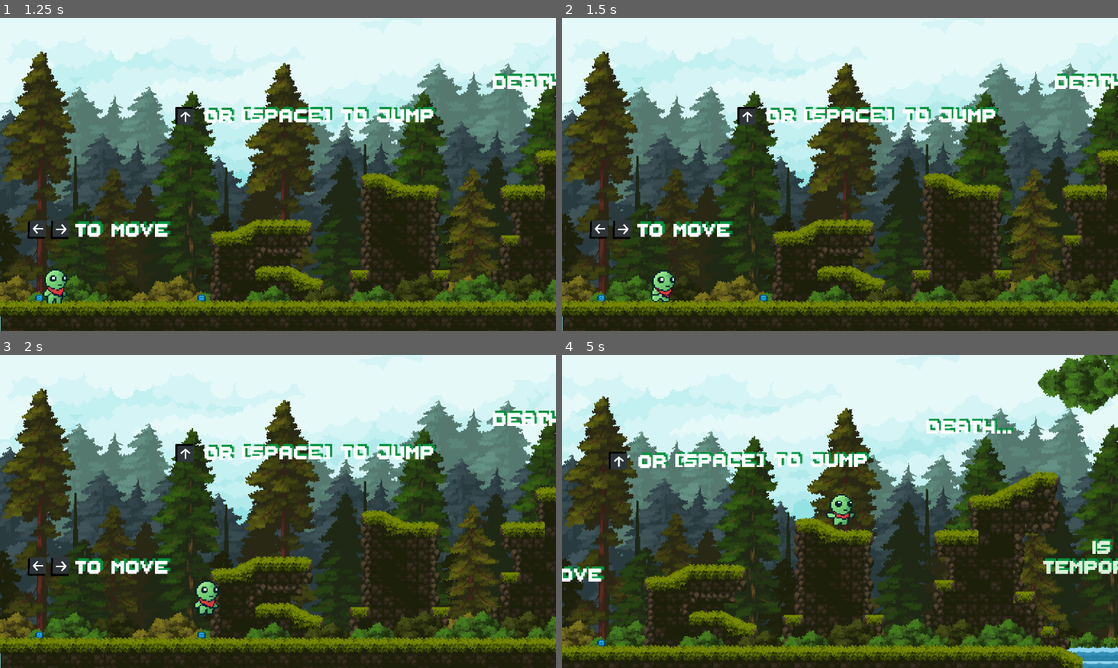
Above: before the commit, frames 1-4 (two rows, left to right).
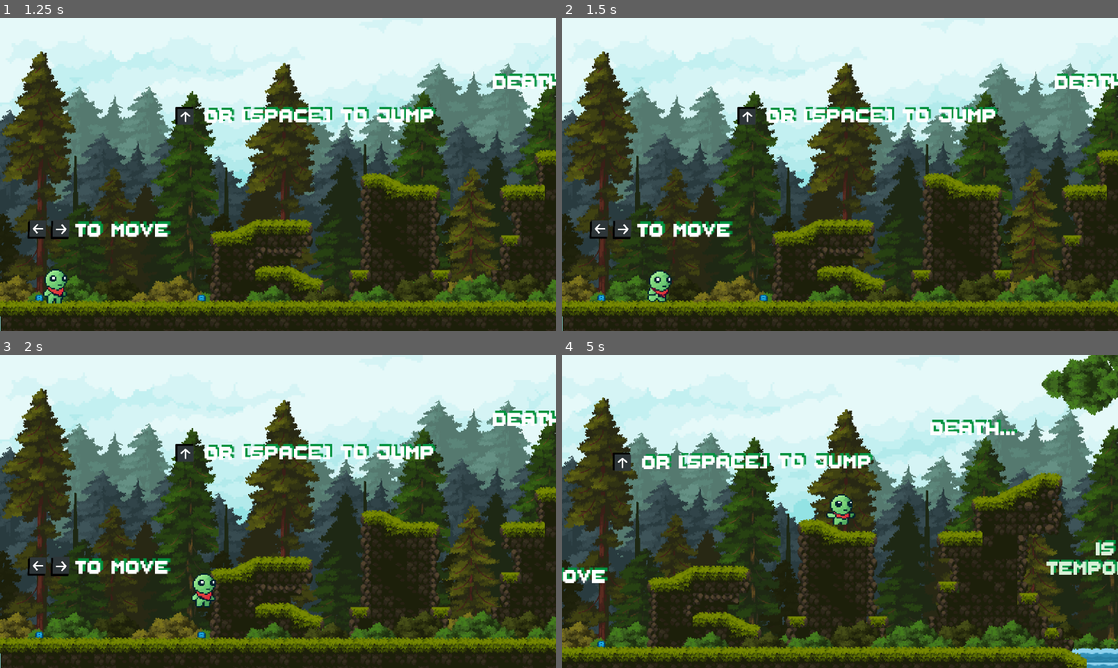
Above: after the commit, the same moments.

Repository: Jeric-Tan/Sliggy
Game: Godot game, scene res://levels/level_1.tscn
Two runs of this game, one before a commit and one after it. Both use one fixed random seed, a clock stepped at 60 frames per second and the inputs below.
Inputs (mouse positions are in pixels of both pictures, inside the frame that each line leads up to):
- Up to frame 1 (1.25 s): click "Play" at 0.5 s
- Up to frame 2 (1.5 s): tap Enter at 1.25 s; move the mouse to (962, 158) at 1.27 s; hold Right (right) from 1.28 s (still down); tap C (clear) at 1.35 s
- Up to frame 3 (2 s): keep holding Right (right); tap Up (jump) at 1.52 s
- Up to frame 4 (5 s): move the mouse to (728, 527) at 2.02 s; tap C (clear) every 0.75 s from 2.1 to 4.35 s; tap Up (jump) at 2.27, 3.77, 4.52 s; move the mouse to (895, 442) at 2.77 s; release Right (right) at 2.78 s; hold Left (left) 2.78-3.53 s; move the mouse to (812, 574) at 3.52 s; hold Right (right) from 3.53 s (still down); move the mouse to (1006, 558) at 4.27 s

Frame 1 is identical in both runs. In frame 2, 0.3% of the frame differs, in the area x 15-21%, y 80-91%; in frame 3, 0.4%; in frame 4, 16%, in the area x 0-100%, y 0-100%.

Commit message:
added death and landing sounds

Diff:
--- a/default_bus_layout.tres
+++ b/default_bus_layout.tres
@@ -1,3 +1,28 @@
-[gd_resource type="AudioBusLayout" format=3 uid="uid://cebi2lst383p5"]
+[gd_resource type="AudioBusLayout" load_steps=4 format=3 uid="uid://cebi2lst383p5"]
+
+[sub_resource type="AudioEffectLowPassFilter" id="AudioEffectLowPassFilter_jpn7k"]
+resource_name = "LowPassFilter"
+cutoff_hz = 6000.0
+
+[sub_resource type="AudioEffectLowShelfFilter" id="AudioEffectLowShelfFilter_krde6"]
+resource_name = "LowShelfFilter"
+cutoff_hz = 50.0
+gain = 0.3
+
+[sub_resource type="AudioEffectHighPassFilter" id="AudioEffectHighPassFilter_vdqlo"]
+resource_name = "HighPassFilter"
+cutoff_hz = 100.0
 
 [resource]
+bus/1/name = &"bass_cut"
+bus/1/solo = false
+bus/1/mute = false
+bus/1/bypass_fx = false
+bus/1/volume_db = 0.0
+bus/1/send = &"Master"
+bus/1/effect/0/effect = SubResource("AudioEffectLowPassFilter_jpn7k")
+bus/1/effect/0/enabled = false
+bus/1/effect/1/effect = SubResource("AudioEffectLowShelfFilter_krde6")
+bus/1/effect/1/enabled = true
+bus/1/effect/2/effect = SubResource("AudioEffectHighPassFilter_vdqlo")
+bus/1/effect/2/enabled = false
--- a/scenes/death_player.tscn
+++ b/scenes/death_player.tscn
@@ -1,8 +1,9 @@
-[gd_scene load_steps=12 format=3 uid="uid://be6nts5w4barw"]
+[gd_scene load_steps=13 format=3 uid="uid://be6nts5w4barw"]
 
 [ext_resource type="Texture2D" uid="uid://dac7tw72s8gmx" path="res://sprites/sligga_death_detailed.png" id="1_ovrjl"]
 [ext_resource type="Script" path="res://scripts/death_player.gd" id="2_i7te4"]
 [ext_resource type="PackedScene" uid="uid://c6nqqes4yjqdy" path="res://scenes/block.tscn" id="3_sskk8"]
+[ext_resource type="AudioStream" uid="uid://bfo006550v4kh" path="res://sounds/sliggy_death.mp3" id="4_ctwwx"]
 
 [sub_resource type="AtlasTexture" id="AtlasTexture_aafom"]
 atlas = ExtResource("1_ovrjl")
@@ -68,4 +69,9 @@
 script = ExtResource("2_i7te4")
 block_scene = ExtResource("3_sskk8")
 
+[node name="death" type="AudioStreamPlayer" parent="."]
+stream = ExtResource("4_ctwwx")
+volume_db = -14.0
+bus = &"bass_cut"
+
 [connection signal="animation_looped" from="." to="." method="_on_animation_looped"]
--- a/scenes/player.tscn
+++ b/scenes/player.tscn
@@ -12,6 +12,7 @@
 [ext_resource type="AudioStream" uid="uid://dxc3j022cy7xr" path="res://sounds/sliggy_jump_1.wav" id="10_2vkp6"]
 [ext_resource type="AudioStream" uid="uid://jyeq4olwh5ss" path="res://sounds/sliggy_jump_2.wav" id="11_xoqk3"]
 [ext_resource type="AudioStream" uid="uid://dvyqp528q3fec" path="res://sounds/sliggy_running.wav" id="12_u3qca"]
+[ext_resource type="AudioStream" uid="uid://clu6okcehp1di" path="res://sounds/sliggy_landing.wav" id="13_do1ds"]
 
 [sub_resource type="AtlasTexture" id="AtlasTexture_ds0yc"]
 atlas = ExtResource("2_dh25v")
@@ -332,7 +333,7 @@
 sprite_frames = SubResource("SpriteFrames_loumv")
 animation = &"running"
 autoplay = "idle"
-frame_progress = 0.606593
+frame_progress = 0.755253
 
 [node name="CollisionShape2D" type="CollisionShape2D" parent="."]
 position = Vector2(1.42933, -1.30611)
@@ -363,5 +364,9 @@
 stream = ExtResource("12_u3qca")
 volume_db = 4.0
 
+[node name="landing" type="AudioStreamPlayer" parent="audio"]
+stream = ExtResource("13_do1ds")
+volume_db = -1.0
+
 [connection signal="animation_finished" from="AnimatedSprite2D" to="." method="_on_animated_sprite_2d_animation_finished"]
 [connection signal="animation_looped" from="AnimatedSprite2D" to="." method="_on_animated_sprite_2d_animation_looped"]
--- a/scripts/death_player.gd
+++ b/scripts/death_player.gd
@@ -3,6 +3,7 @@
 @export var block_scene: PackedScene
 @onready var level_holder = $".."
 @onready var player = $"../player"
+@onready var death_audio = $death
 
 func spawn_block(pos):
 	var block = block_scene.instantiate()
@@ -11,6 +12,7 @@
 
 
 func play_animation(player_pos):
+	death_audio.play()
 	position = player_pos
 	show()
 	play()
--- a/scripts/player.gd
+++ b/scripts/player.gd
@@ -17,6 +17,7 @@
 @onready var jump_audio_1 = $audio/jump_1
 @onready var jump_audio_2 = $audio/jump_2
 @onready var running_audio = $audio/running
+@onready var landing_audio = $audio/landing
 
 # Get the gravity from the project settings to be synced with RigidBody nodes.
 var gravity = ProjectSettings.get_setting("physics/2d/default_gravity")
@@ -31,6 +32,7 @@
 enum state {idle, running, falling, dead, respawning, spawning, pushing}
 var curr_state = state.idle
 var running_audio_stop_counter = 0
+var prev_velocity: Vector2
 
 func jump(delta):
 	var jump_audio = [jump_audio_1, jump_audio_2].pick_random()
@@ -59,6 +61,8 @@
 		respawn()
 
 func _physics_process(delta):
+	prev_velocity = velocity
+	move_and_slide()
 	var cannot_move = curr_state in [state.dead, state.respawning]
 
 	if curr_state != state.respawning:
@@ -120,7 +124,7 @@
 		else:
 			velocity.x = move_toward(velocity.x, 0, 40)
 
-	move_and_slide()
+	#move_and_slide()
 
 	if velocity.x < 0:
 		is_left = true
@@ -162,6 +166,8 @@
 				animated_sprite_2d.play("push")
 				#collider.apply_central_impulse(force)
 				#collider.apply_central_force(force)
+	if (prev_velocity - velocity).y > 300:
+		landing_audio.play()
 
 func stop_moving():
 	velocity = Vector2(0,0)
Not shown: 1 places in scenes/player.tscn that only renumber resources
Not shown, changed: sounds/sliggy_death.mp3.import
Not shown, added: sounds/sliggy_landing.wav.import
Not shown, added: sounds/sliggy_landing.wav
